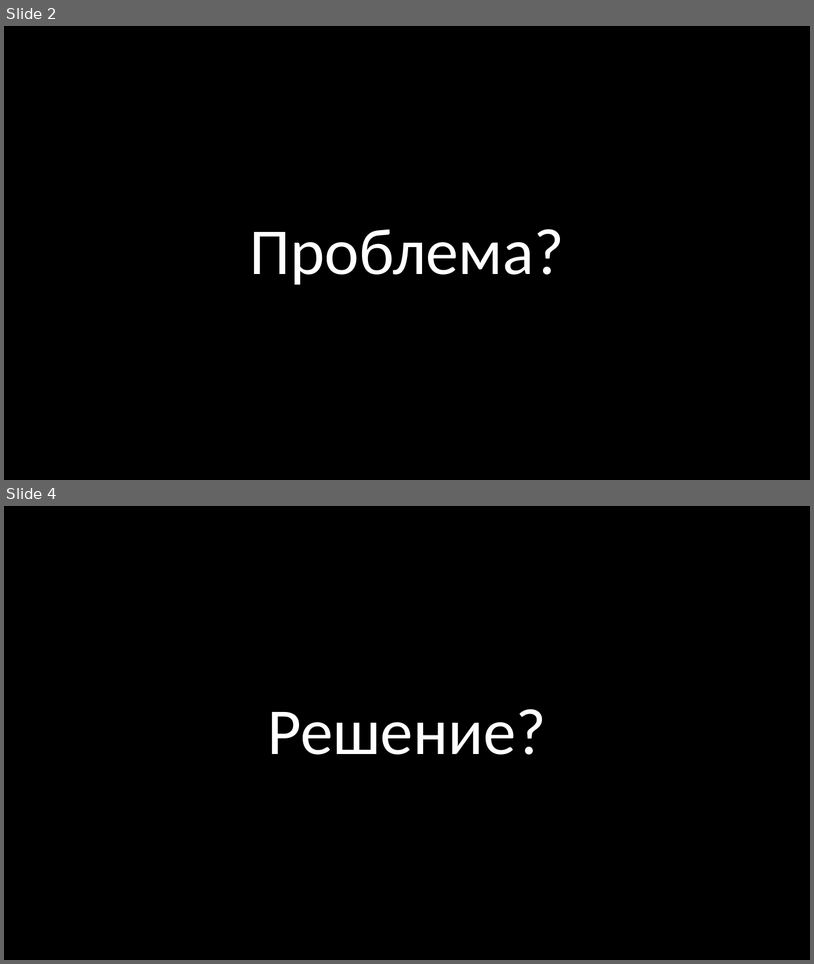
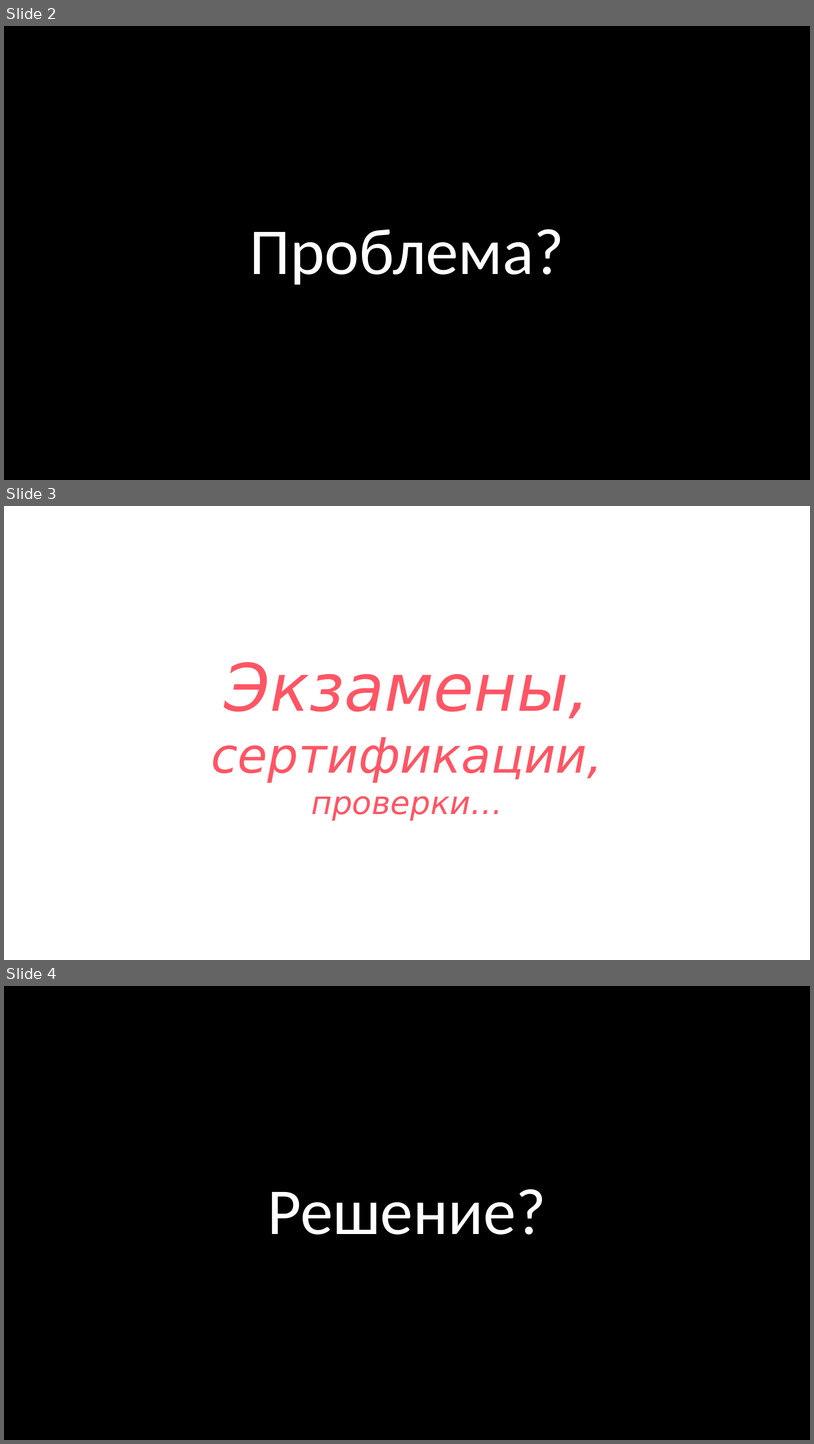
Before and after one commit to thecattest/testing-system, a slide deck: presentation.pptx. Shown one above the other, each under a label of ours: slides 2 and 4 before the commit, slides 2, 3 and 4 after it; the slides between them are not shown. The pictures are 814x964 and 814x1444 pixels, drawn with LibreOffice and Linux fonts; fonts in the diff are those of the drawing. Boxes give left, top, right and bottom in pixels: in the first picture for what was removed or moved away, otherwise in the second. Text is boxed around its words. In the diff, an @@ line names an element or a change of style, - is before the commit and + after.

```diff
--- a/presentation.pptx
+++ b/presentation.pptx
@@ slide 3 added at (4,506,810,960), background #FFFFFF @@
@@ title added at (211,662,603,820), 58 pt, text #FF5564, italic @@
+Экзамены,
+сертификации,
+проверки…
```
Also in this commit, not shown: 2 slides changed, 4 slides removed.
